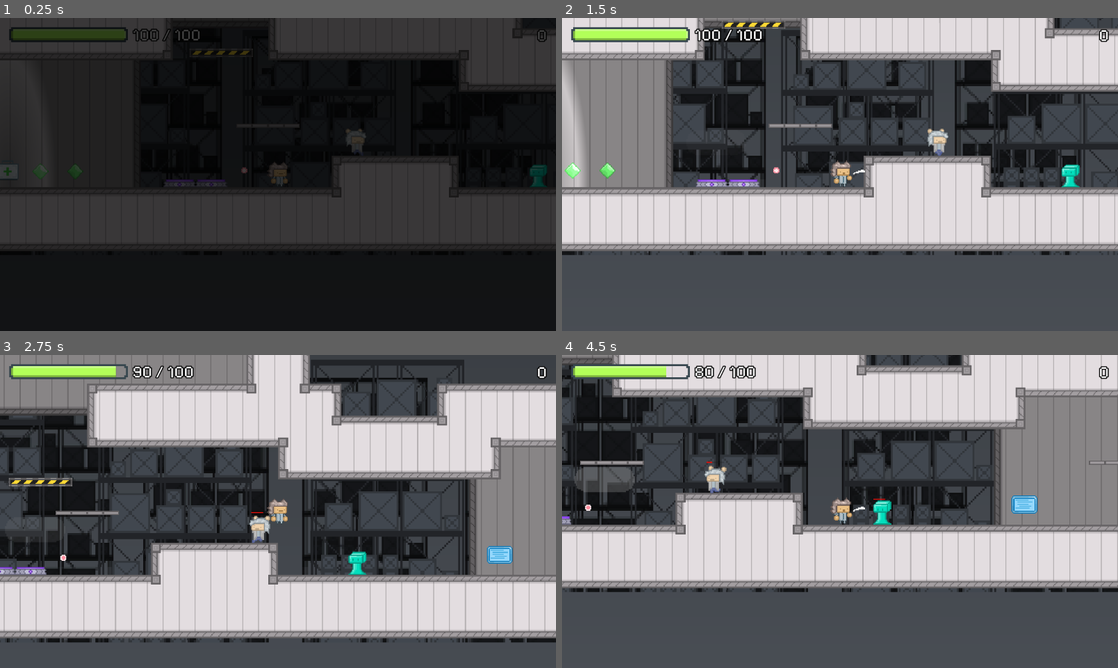
Above: before the commit, frames 1-4 (two rows, left to right).
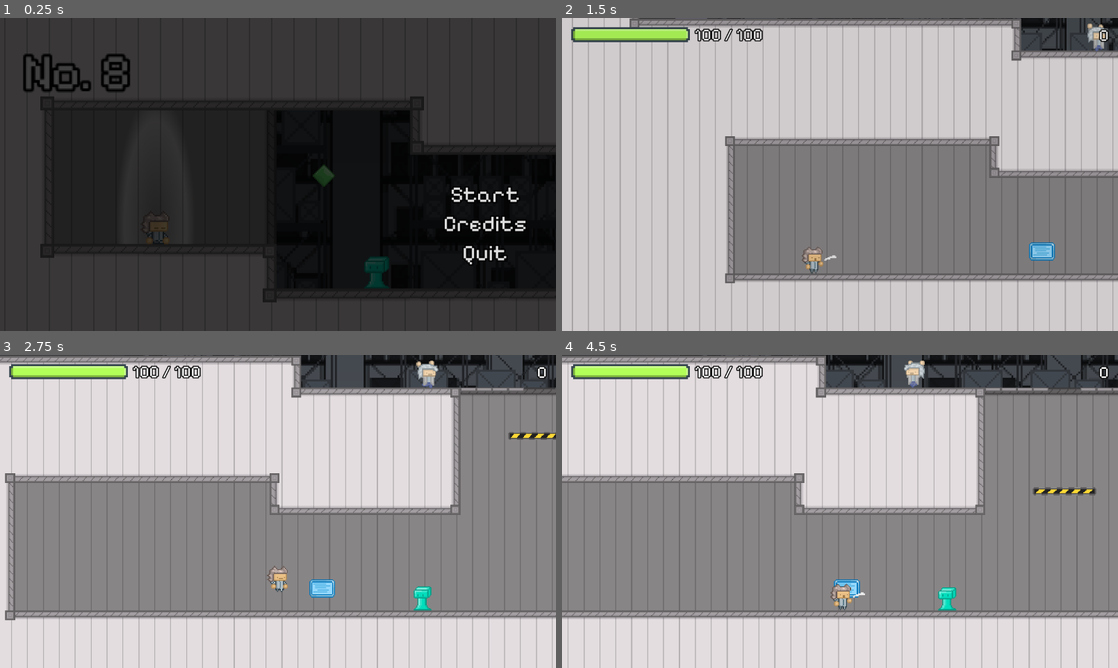
Above: after the commit, the same moments.

Repository: Brian-Magnuson/lab_escape_gd
Game: Godot game, scene res://scenes/title.tscn
The game is run twice, just before and just after one commit, with the same random seed, the same clock (stepped at 60 frames per second) and the same inputs. Before the commit the project starts from res://scenes/level_0.tscn.
Inputs (mouse positions are in pixels of both pictures, inside the frame that each line leads up to):
- Up to frame 1 (0.25 s): no input
- Up to frame 2 (1.5 s): click (1045, 193) at 0.5 s, where only the run after the commit has a clickable "Start"; move the mouse to (962, 158) at 1.27 s; press the mouse at (962, 158) at 1.28 s; hold D (move_right) from 1.28 s (still down)
- Up to frame 3 (2.75 s): keep holding D (move_right); tap Space (jump) at 1.52, 2.27 s; move the mouse to (166, 527) at 2.02 s; release the mouse at (166, 527) at 2.03 s; tap E (interact) at 2.1 s
- Up to frame 4 (4.5 s): move the mouse to (895, 442) at 2.77 s; release D (move_right) at 2.78 s; press the mouse at (895, 442) at 2.78 s; hold A (move_left) 2.78-3.53 s; move the mouse to (812, 574) at 3.52 s; release the mouse at (812, 574) at 3.53 s; hold D (move_right) from 3.53 s (still down); tap E (interact) at 3.6 s; tap Space (jump) at 3.77 s; move the mouse to (1006, 558) at 4.27 s; press the mouse at (1006, 558) at 4.28 s

The runs differ from the first frame. In frame 1, 51% of the frame differs, in the area x 0-100%, y 0-100%; in frame 2, 86%; in frame 3, 76%; in frame 4, 86%.

Commit message:
Fix bugs throughout game

Diff:
--- a/project.godot
+++ b/project.godot
@@ -11,7 +11,7 @@
 [application]
 
 config/name="lab_escape_gd"
-run/main_scene="res://scenes/level_0.tscn"
+run/main_scene="uid://by4b04y6phhbh"
 config/features=PackedStringArray("4.4", "Forward Plus")
 config/icon="res://icon.svg"
 
--- a/scenes/bullet.tscn
+++ b/scenes/bullet.tscn
@@ -34,6 +34,7 @@
 [node name="Bullet" type="RigidBody2D"]
 collision_layer = 0
 gravity_scale = 0.0
+linear_damp_mode = 1
 script = ExtResource("1_rhr06")
 
 [node name="AnimatedSprite2D" type="AnimatedSprite2D" parent="."]
--- a/scenes/level_1.tscn
+++ b/scenes/level_1.tscn
@@ -26,7 +26,7 @@
 [ext_resource type="PackedScene" uid="uid://bvlhnwbgnewhs" path="res://scenes/box_cluster_b.tscn" id="24_s7g0b"]
 [ext_resource type="PackedScene" uid="uid://dfw8bn381rsyv" path="res://scenes/blue_potion.tscn" id="25_x2fux"]
 [ext_resource type="PackedScene" uid="uid://c0ibr3qq4r1wh" path="res://scenes/exit_door.tscn" id="26_mmfjm"]
-[ext_resource type="PackedScene" uid="uid://cm3xvouxmewkv" path="res://scenes/level_A.tscn" id="27_k8ld0"]
+[ext_resource type="PackedScene" uid="uid://c3j1kafjuo3vx" path="res://scenes/level_2.tscn" id="27_mmfjm"]
 
 [sub_resource type="Gradient" id="Gradient_44yx7"]
 colors = PackedColorArray(0.223529, 0.239216, 0.258824, 1, 0.309804, 0.329412, 0.356863, 1)
@@ -982,7 +982,7 @@
 [node name="ExitDoor" parent="." instance=ExtResource("26_mmfjm")]
 z_index = -2
 position = Vector2(1373, 302)
-next_scene = ExtResource("27_k8ld0")
+next_scene = ExtResource("27_mmfjm")
 
 [connection signal="health_updated" from="Player" to="UserInterface" method="_on_player_health_updated"]
 [connection signal="player_died" from="Player" to="UserInterface" method="_on_player_player_died"]
--- a/scenes/level_2.tscn
+++ b/scenes/level_2.tscn
@@ -26,7 +26,7 @@
 [ext_resource type="PackedScene" uid="uid://ce8b5xjtxydhq" path="res://scenes/box_cluster_a.tscn" id="23_0qg6v"]
 [ext_resource type="PackedScene" uid="uid://dfw8bn381rsyv" path="res://scenes/blue_potion.tscn" id="25_ngxfi"]
 [ext_resource type="PackedScene" uid="uid://c0ibr3qq4r1wh" path="res://scenes/exit_door.tscn" id="26_kq2c3"]
-[ext_resource type="PackedScene" uid="uid://cm3xvouxmewkv" path="res://scenes/level_A.tscn" id="27_v8uj3"]
+[ext_resource type="PackedScene" uid="uid://dd04mtdrr2men" path="res://scenes/level_3.tscn" id="27_bgibu"]
 [ext_resource type="PackedScene" uid="uid://bvlhnwbgnewhs" path="res://scenes/box_cluster_b.tscn" id="28_bgibu"]
 
 [sub_resource type="Gradient" id="Gradient_44yx7"]
@@ -641,6 +641,12 @@
 }
 point_count = 3
 
+[sub_resource type="Curve2D" id="Curve2D_nquw4"]
+_data = {
+"points": PackedVector2Array(0, 0, 0, 0, 0, 0, 0, 0, 0, 0, 154, 0, 0, 0, 0, 0, 0, 0)
+}
+point_count = 3
+
 [sub_resource type="Curve2D" id="Curve2D_pc3at"]
 _data = {
 "points": PackedVector2Array(0, 0, 0, 0, 0, 0, 0, 0, 0, 0, 222, 0, 0, 0, 0, 0, 0, 0)
@@ -724,11 +730,11 @@
 
 [node name="ForegroundPlatforms" type="TileMapLayer" parent="."]
 texture_filter = 1
-tile_map_data = PackedByteArray("AAAlACcAAQAAAAAAAAAmACcAAQA …(1279 unchanged characters)… AAAAAAAABIAAoAAQAAAAAAAABJAAoAAQAAAAAAAAA=")
+tile_map_data = PackedByteArray("AAAlACcAAQAAAAAAAAAmACcAAQA …(1279 unchanged characters)… AAAAAAAABIAAoAAQAAAAAAAABJAAoAAQAAAAAAAABBABcAAQAAAAAAAABCABcAAQAAAAAAAABDABcAAQAAAAAAAAAiAAoAAQAAAAAAAAAjAAoAAQAAAAAAAAA=")
 tile_set = SubResource("TileSet_hee1t")
 
 [node name="Player" parent="." instance=ExtResource("8_3buw8")]
-position = Vector2(1339, 1299)
+position = Vector2(901, 297)
 metadata/is_hidden = false
 
 [node name="Camera2D" type="Camera2D" parent="Player"]
@@ -989,7 +995,7 @@
 
 [node name="Researcher2" parent="." instance=ExtResource("19_y6uxt")]
 position = Vector2(1076, 1235)
-curve = SubResource("Curve2D_pc3at")
+curve = SubResource("Curve2D_nquw4")
 
 [node name="Researcher5" parent="." instance=ExtResource("19_y6uxt")]
 position = Vector2(518, 979)
@@ -1061,7 +1067,7 @@
 [node name="ExitDoor" parent="." instance=ExtResource("26_kq2c3")]
 z_index = -2
 position = Vector2(2793, 398)
-next_scene = ExtResource("27_v8uj3")
+next_scene = ExtResource("27_bgibu")
 
 [node name="BoxCluster2" parent="." instance=ExtResource("28_bgibu")]
 position = Vector2(1758, 744)
--- a/scenes/level_3.tscn
+++ b/scenes/level_3.tscn
@@ -776,15 +776,15 @@
 tile_set = SubResource("TileSet_hee1t")
 
 [node name="Player" parent="." instance=ExtResource("8_os8re")]
-position = Vector2(834, 909)
+position = Vector2(486, 2195)
 metadata/is_hidden = false
 
 [node name="Camera2D" type="Camera2D" parent="Player"]
 zoom = Vector2(2.145, 2.145)
 limit_left = 50
 limit_top = 50
-limit_right = 2920
-limit_bottom = 1350
+limit_right = 2250
+limit_bottom = 2250
 
 [node name="UserInterface" type="CanvasLayer" parent="."]
 script = ExtResource("9_ciptj")
--- a/scripts/exit_door.gd
+++ b/scripts/exit_door.gd
@@ -10,7 +10,7 @@
 
 func _on_body_exited(body: Node2D) -> void:
 	if body.is_in_group("player"):
-		player_in_range = true
+		player_in_range = false
 
 func _input(event: InputEvent) -> void:
 	if player_in_range and event.is_action_pressed("interact"):
--- a/scripts/player.gd
+++ b/scripts/player.gd
@@ -120,6 +120,7 @@
 	can_jump = false
 	can_attack = false
 	can_animate = false
+	velocity = Vector2.ZERO
 	player_died.emit()
 	await get_tree().create_timer(4.0).timeout
 	get_tree().reload_current_scene()
Not shown: 1 places in scenes/level_2.tscn that only renumber resources
